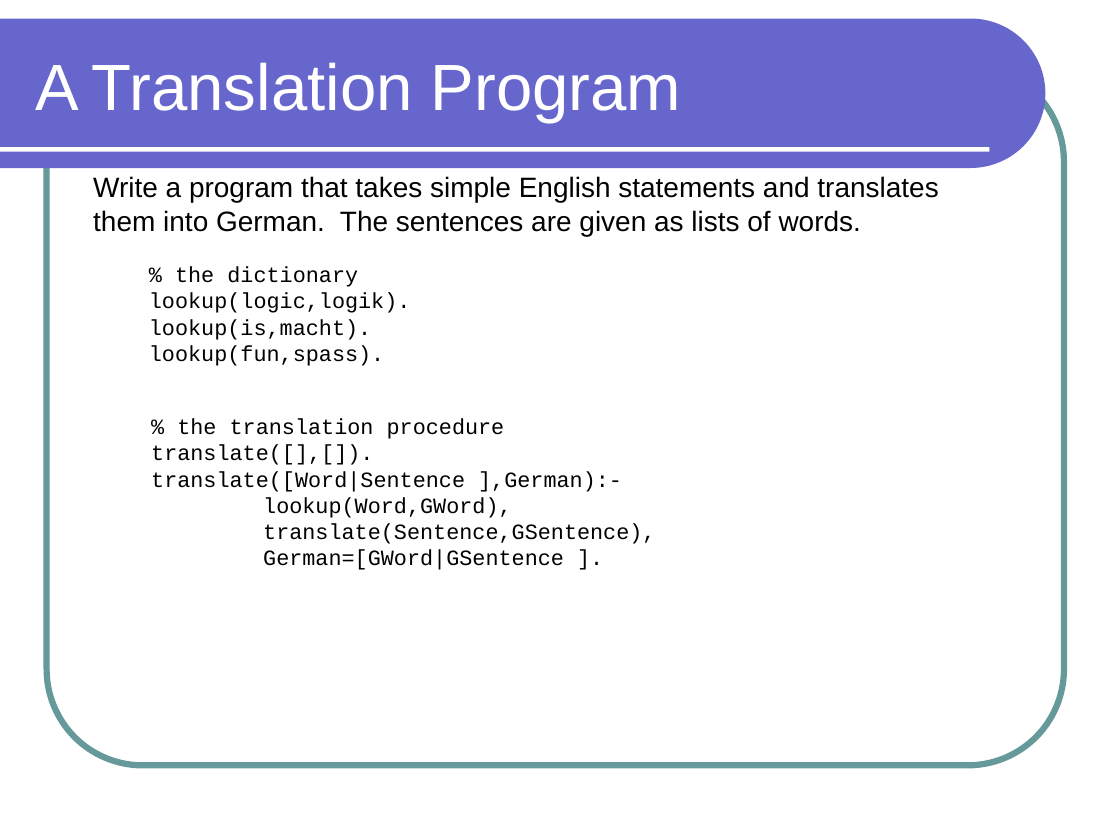
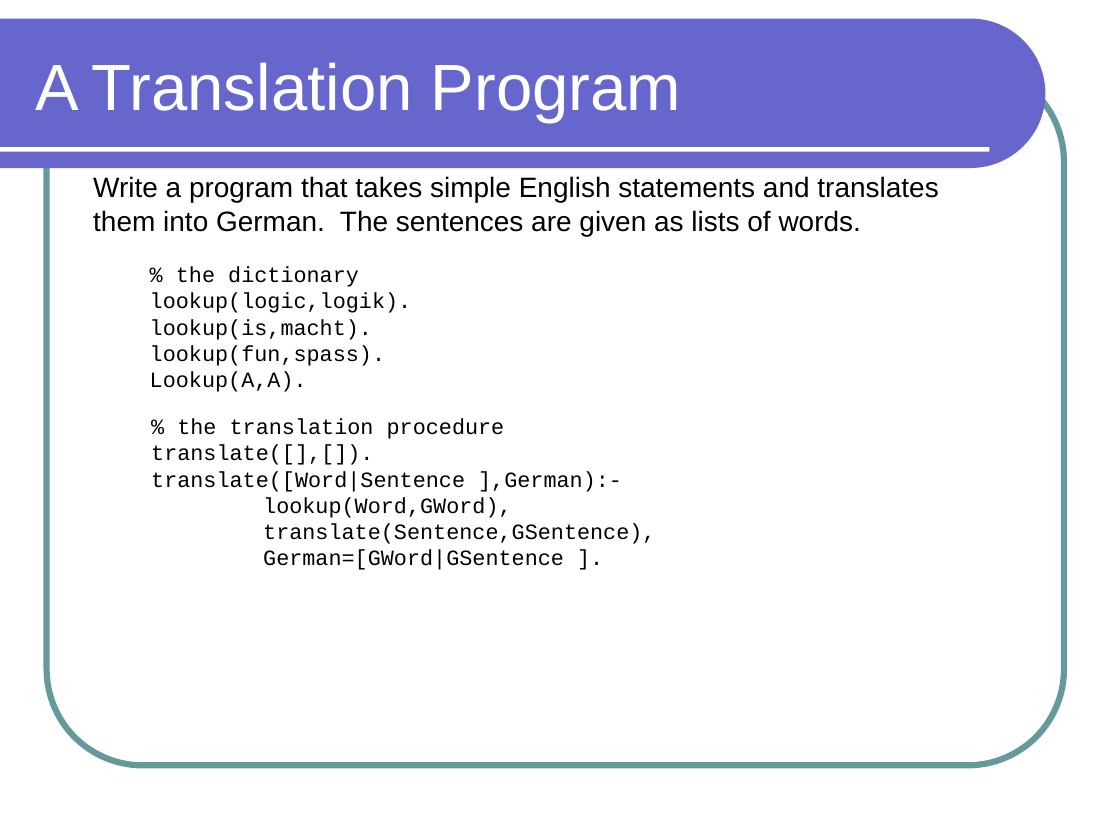
Before and after one commit to lutzhamel/CSC301, a slide deck: slide 3 of notes/csc301-ln023.ppt. Drawn at 1120x840 pixels with LibreOffice and Linux fonts; fonts in the diff are those of the drawing. Boxes give left, top, right and bottom in pixels: in the first picture for what was removed or moved away, otherwise in the second. Text is boxed around its words. In the diff, an @@ line names an element or a change of style, - is before the commit and + after.

```diff
--- a/notes/csc301-ln023.ppt
+++ b/notes/csc301-ln023.ppt
@@ text at [150, 371, 307, 392]: paragraph added @@
+Lookup(A,A).
```
Also in this commit, not shown: 1 other file.
